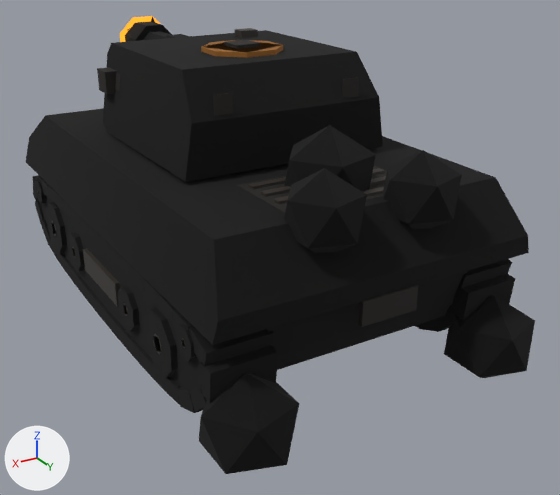
The glTF model resources/3d/jackal_tank.glb: old version first, new version second.
Both versions are drawn from a 50 mm camera at (4.56, 8.69, 4.79) aimed at (-0.39, 0.43, 0.66). Arrows for +X, +Y and +Z are at lower left; the lights stay in place. The first picture is the older version. Vertices at exactly the same position are counted once.

The first picture shows 'Tank'.
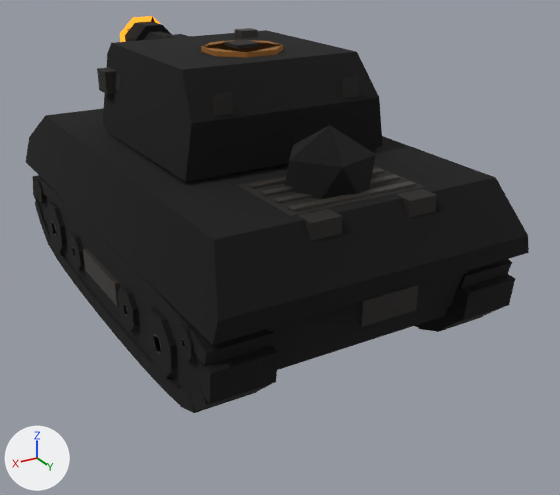
Changed parts and their boxes [x1, y1, x2, y2] in the pictures (560 x 495 px):
'Tank', reshaped (13% shorter)
    before: [26, 16, 535, 474]
    after: [26, 16, 529, 413]
part 1 of me_tank, deleted
    before: [199, 150, 535, 474]

Diff of the bpy script that builds the scene:
```diff
--- a/resources/3d/jackal_tank.glb.py
+++ b/resources/3d/jackal_tank.glb.py
@@ me_tank @@
 # used by ob_tank; location = (0.0, 0.0, 0.0)
-me_tank.from_pydata(...)  # 2685 vertices, 4400 faces; spans x -2.1..2.1, y -4.1..3.62, z -0.31..3.36
+me_tank.from_pydata(...)  # 2589 vertices, 4240 faces; spans x -2.0..2.0, y -4.1..3.26, z -0.03..3.36
+# me_tank part 1: 8 loose pieces with 96 vertices, spanning x -2.1..2.1, y 2.51..3.62, z -0.31..2.6, are deleted
 me_tank.materials.append(mat_mt_brown)
@@ me_tank @@
 me_tank.materials.append(mat_mt_white)
-me_tank.materials.append(mat_mt_smoke)  # grey #84827e
 me_tank.materials.append(mat_mt_smokedark)
-me_tank.materials.append(mat_mt_dust)  # brown #b09264
 me_tank.materials.append(mat_mt_fire)
```
